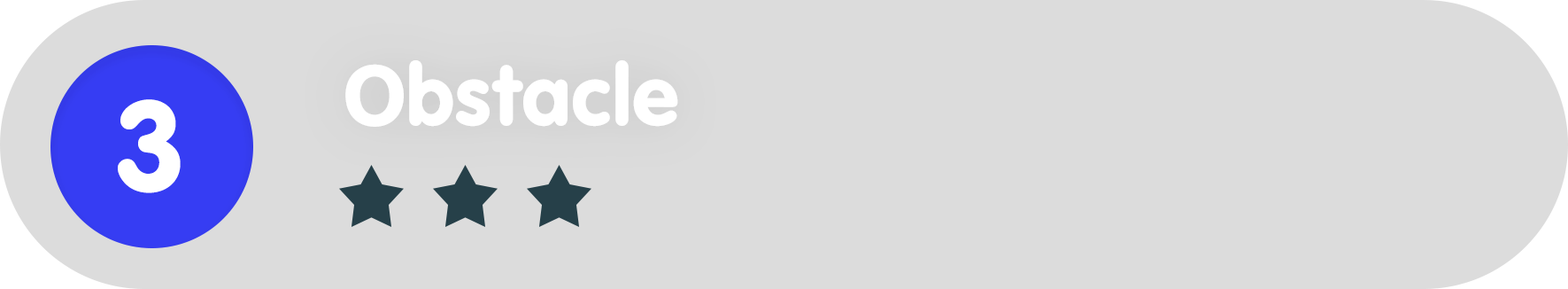
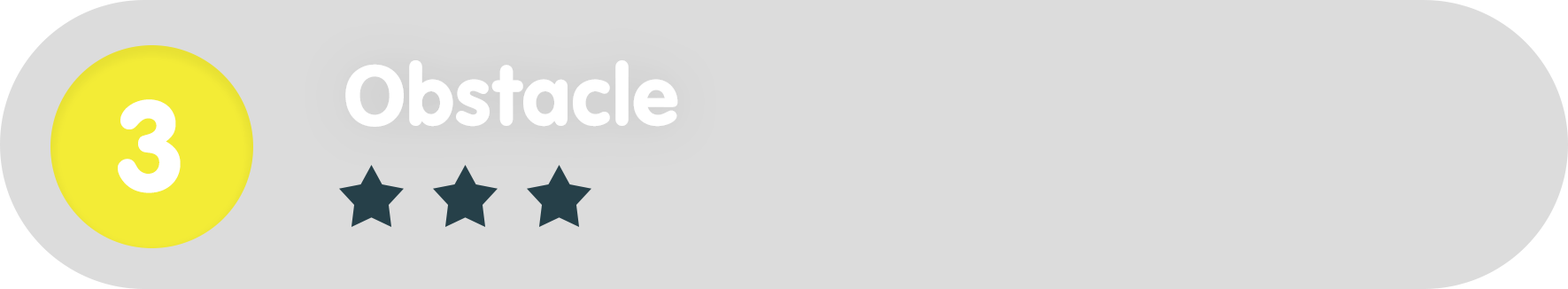
Revision of a layered 1568 × 289 image; what changed, layer by layer:
painted on "Ellipse_green" over [50, 45, 254, 248]
